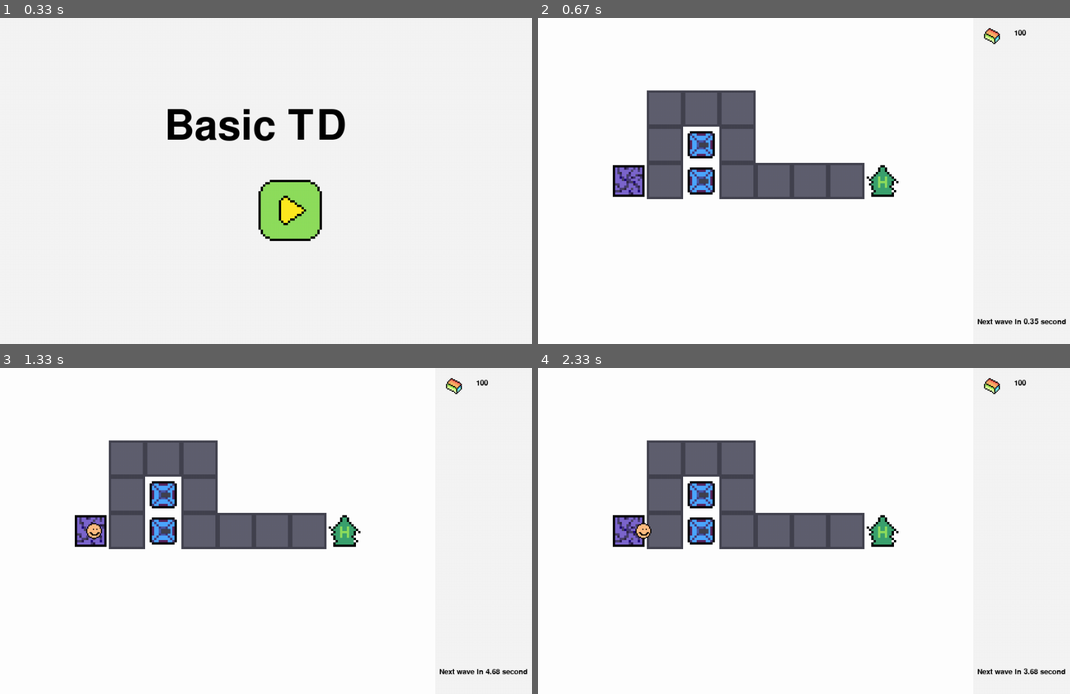
Above: before the commit, frames 1-4 (two rows, left to right).
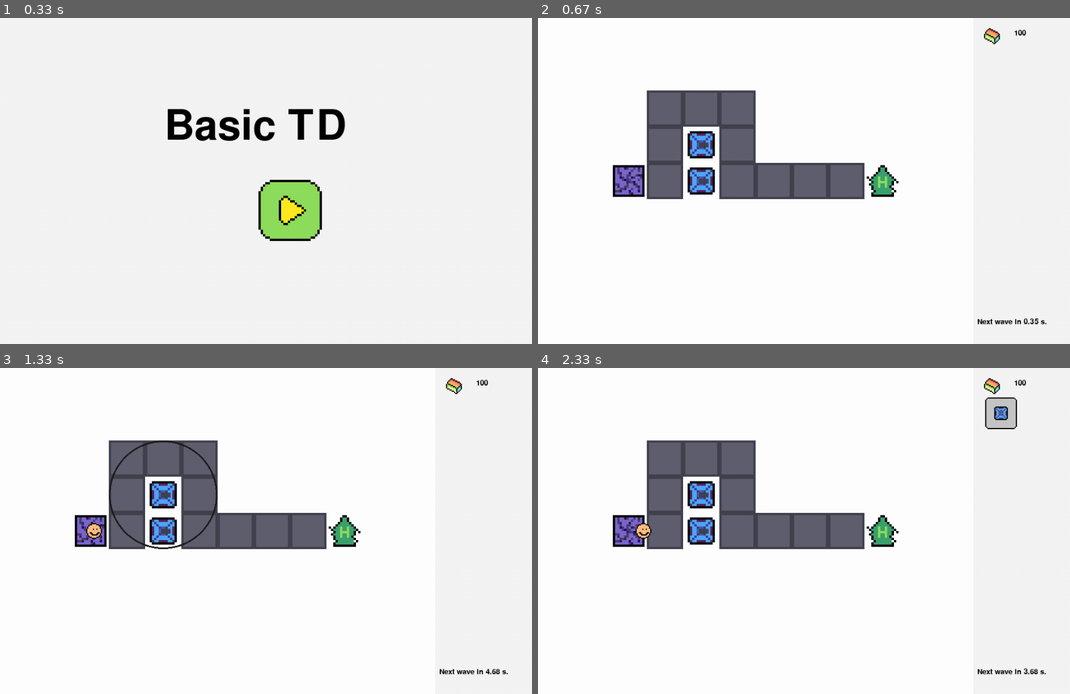
Above: after the commit, the same moments.

Repository: mtmattqq/PygameTD
Game: pygame game, started from main.py
Same seed, same stepped clock (60 frames per second), same inputs: the game is played once before the commit and once after it.
Inputs (mouse positions are in pixels of both pictures, inside the frame that each line leads up to):
- Up to frame 1 (0.33 s): no input
- Up to frame 2 (0.67 s): click (830, 181) at 0.38 s
- Up to frame 3 (1.33 s): press the mouse at (164, 495) at 0.7 s; move the mouse to (122, 560) at 0.8 s; release the mouse at (85, 625) at 0.93 s; press the mouse at (164, 495) at 1.03 s; move the mouse to (164, 485) at 1.13 s; release the mouse at (170, 478) at 1.27 s
- Up to frame 4 (2.33 s): press the mouse at (702, 495) at 1.37 s; move the mouse to (756, 573) at 1.47 s; release the mouse at (814, 648) at 1.6 s; press the mouse at (702, 495) at 1.7 s; move the mouse to (655, 508) at 1.8 s; release the mouse at (612, 521) at 1.93 s; press the mouse at (702, 495) at 2.03 s; move the mouse to (740, 573) at 2.13 s; release the mouse at (782, 651) at 2.27 s

Frame 1 is identical in both runs. In frame 2, less than 0.1% of the frame differs, in the area x 95-100%, y 92-95%; in frame 3, 0.4%; in frame 4, 0.6%, in the area x 84-100%, y 8-95%.

Commit message:
select tile update

Diff:
--- a/main.py
+++ b/main.py
@@ -9,6 +9,7 @@
 import os
 import tower
 import enemy
+import numpy as np
 
 # pygame init
 pygame.init()
@@ -75,6 +76,32 @@
                 break
     return path
 
+def select_tile(mouse_pos, tower_info, towers, map_info) :
+    tile_pos = [mouse_pos.y // 64, mouse_pos.x // 64]
+    selected_tile = 0
+    show_buy_tower = False
+    show_tower_info = False
+
+    if(
+        tile_pos[0] < 9 and
+        tile_pos[1] < 12 and
+        map_info[tile_pos[0]][tile_pos[1]] != 1 and
+        map_info[tile_pos[0]][tile_pos[1]] != 2 and
+        map_info[tile_pos[0]][tile_pos[1]] != 3
+    ) :
+        selected_tile = tile_pos
+        if tower_info[tile_pos[0], tile_pos[1]] == 0 :
+            show_buy_tower = True
+            show_tower_info = False
+        else :
+            show_buy_tower = False
+            show_tower_info = True
+    selected_tower = None
+    for tow in towers :
+        if tow.detect_mouse(mouse_pos) :
+            selected_tower = tow
+    return (selected_tile, show_buy_tower, show_tower_info, selected_tower)
+
 def level() :
     tile_set = tile.tileset([
         'white.png',
@@ -102,15 +129,18 @@
     # testing
     t1 = tower.basic_tower(vec2D(4, 4))
     t2 = tower.basic_tower(vec2D(4, 3))
-    # e1 = enemy.basic_enemy(level_path[0], 100, 0, 0, 20, level_path)
 
     towers = [t1, t2]
+    tower_info = np.zeros(level_info['map_size'], dtype=int)
+    tower_info[t1.pos.y, t1.pos.x] = 1
+    tower_info[t2.pos.y, t2.pos.x] = 1
+    show_tower_info = False
     enemys = []
 
     time_previous = 0
     game_timer = 0
 
-    wave = 0
+    wave = level_info['start_wave']
     wave_interval = 5000
     send_next_wave = 1000
     send_this_wave = 0
@@ -128,6 +158,16 @@
 
     # row col -> y, x
     selected_tile = [0, 0]
+
+    # buy tower button
+    show_buy_tower = False
+    buy_tower_buttons = [
+        button(
+            80, vec2D(785, 48),
+            [0, 0, 0], 64, 64,
+            ['can_buy_tower.png', 'cannot_buy_tower.png', 'basic_tower32.png']
+        )
+    ]
 
     in_game = True
     while in_game :
@@ -173,13 +213,9 @@
             if event.type == pygame.MOUSEBUTTONDOWN :
                 a=0
             if event.type == pygame.MOUSEBUTTONUP :
-                for tow in towers :
-                    tow.detect(mouse_pos)
-                tile_pos = [mouse_pos.y // 64, mouse_pos.x // 64]
-                if tile_pos[0] < 9 and tile_pos[1] < 12 :
-                    selected_tile = tile_pos
-
-
+                selected_tile, show_buy_tower, show_tower_info, selected_tower = select_tile(
+                    mouse_pos, tower_info, towers, level_info['map']
+                )
 
         # display
         screen.fill((245, 245, 245))
@@ -188,10 +224,29 @@
             tow.display(screen)
         for en in enemys :
             en.display(screen)
-        show_text('Next wave in {:.2f} second'.format((send_next_wave - game_timer)/1000), 785, 550, (0, 0, 0), 20)
+        show_text('Next wave in {:.2f} s.'.format((send_next_wave - game_timer)/1000), 785, 550, (0, 0, 0), 20)
         natural_ingot_button.display(screen)
         show_text(str(natural_ingot), 850, 40, (0, 0, 0), 20)
+        if show_buy_tower :
+            for buy_tower in buy_tower_buttons :
+                if buy_tower.text > natural_ingot :
+                    buy_tower.state = 1
+                    buy_tower.display(screen)
+                else :
+                    buy_tower.state = 0
+                    buy_tower.display(screen)
+                buy_tower.state = 2
+                buy_tower.display(screen)
+        elif show_tower_info :
+            color = pygame.Color(30, 30, 30, a=100)
+            pygame.draw.circle(
+                screen, color,
+                selected_tower.location.get_tuple(),
+                selected_tower.range,
+                3
+            )
         pygame.display.update()
+
         clock.tick(FPS)
     return
 
--- a/tower.py
+++ b/tower.py
@@ -39,7 +39,7 @@
         # self.rect = self.image.get_rect()
         # self.rect.topleft = pos
 
-    def detect(self, pos = vec2D(0, 0)) :
+    def detect_mouse(self, pos = vec2D(0, 0)) :
         self_pos = self.pos*TILE_SIZE
         if(
             pos.x<self_pos.x+self.width and
@@ -101,7 +101,7 @@
             for enemy in enemys :
                 if self.pierce <= 0 :
                     break
-                if dis(enemy.pos, self.pos) < self.size :
+                if dis(enemy.pos, self.pos) < (self.size+enemy.size)/2 :
                     self.deal_damage(enemy)
             if(
                 self.pos.x < 0 or
Binary file added: AppData/basic_tower32.png
Binary file added: AppData/can_buy_tower.png
Binary file added: AppData/cannot_buy_tower.png
